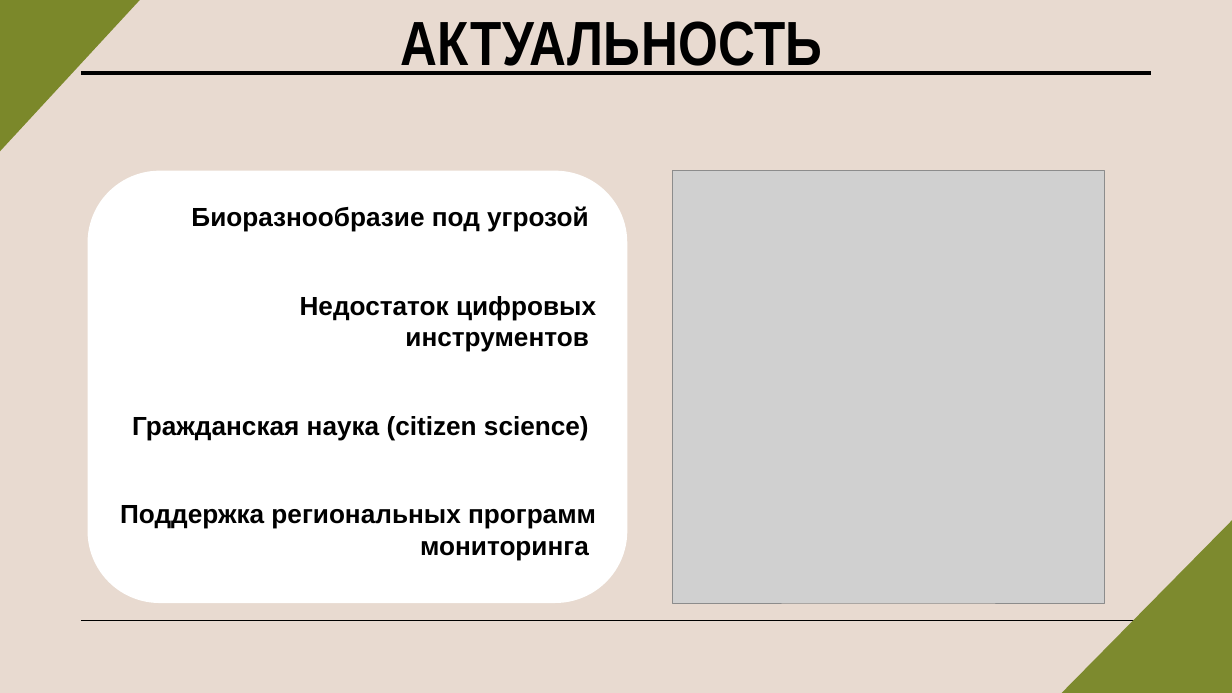
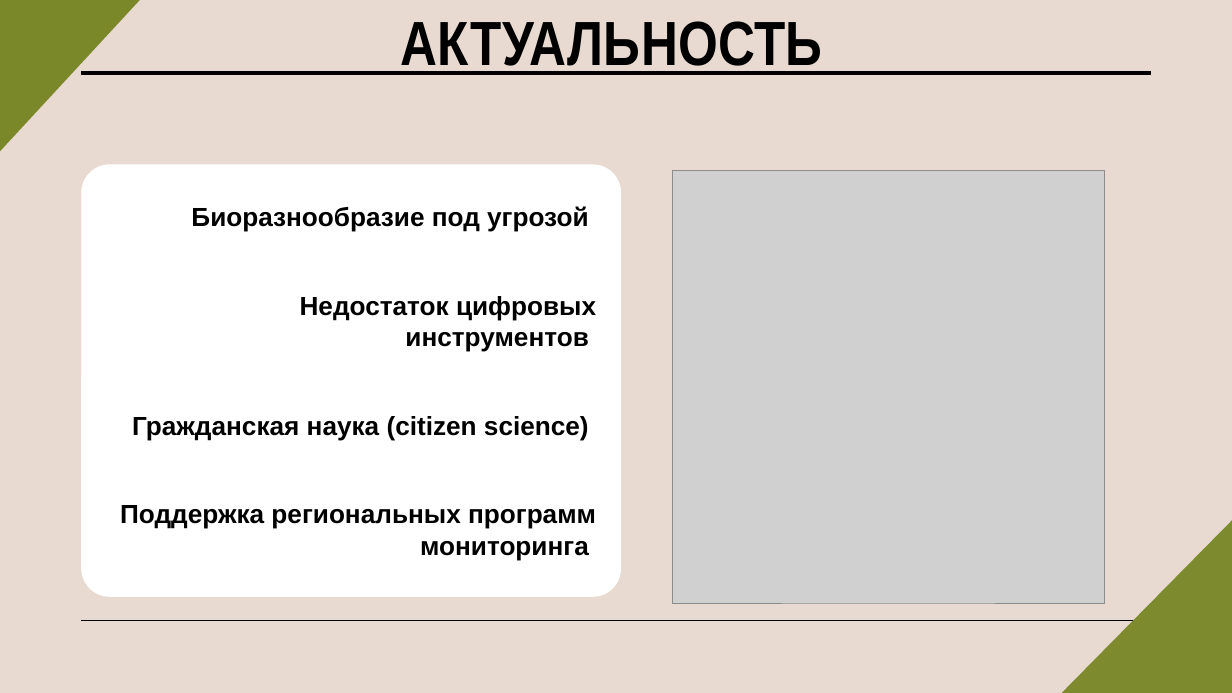
Before and after one commit to 1-Soul-1/BeakBook, a slide deck: slide 2 of BeakBook.pptx. Drawn at 1232x693 pixels with LibreOffice and Linux fonts; fonts in the diff are those of the drawing; grey boxes stand for pictures. Boxes give left, top, right and bottom in pixels: in the first picture for what was removed or moved away, otherwise in the second. Text is boxed around its words. In the diff, an @@ line names an element or a change of style, - is before the commit and + after.

```diff
--- a/BeakBook.pptx
+++ b/BeakBook.pptx
@@ rounded rectangle: place and size @@
-rounded rectangle at box(88, 171, 628, 604)
+rounded rectangle at box(81, 165, 621, 597)
@@ rounded rectangle at box(81, 165, 621, 597): proportions changed @@
```
Also in this commit, not shown: 6 other slides changed, 3 other files.
